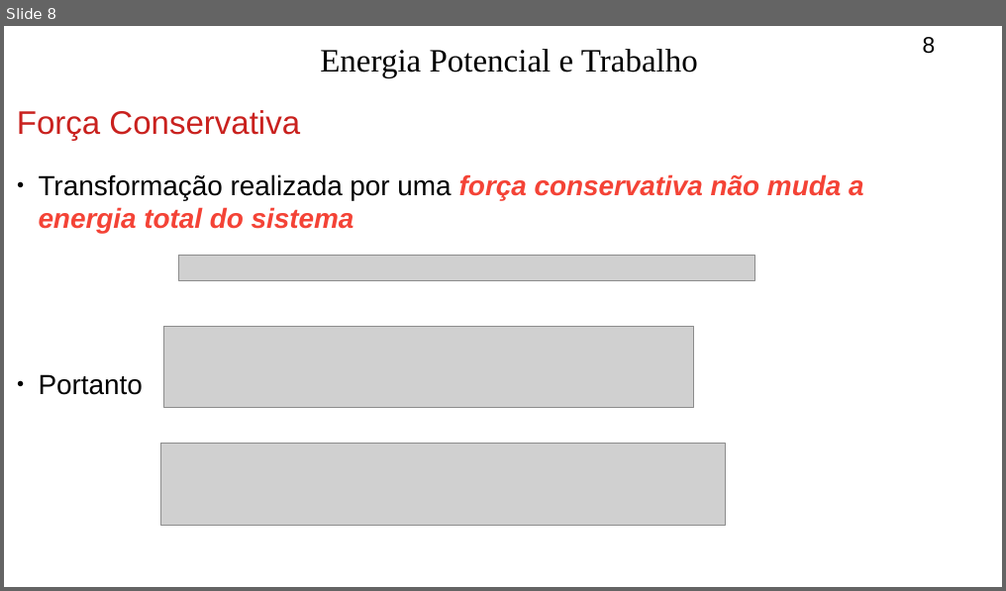
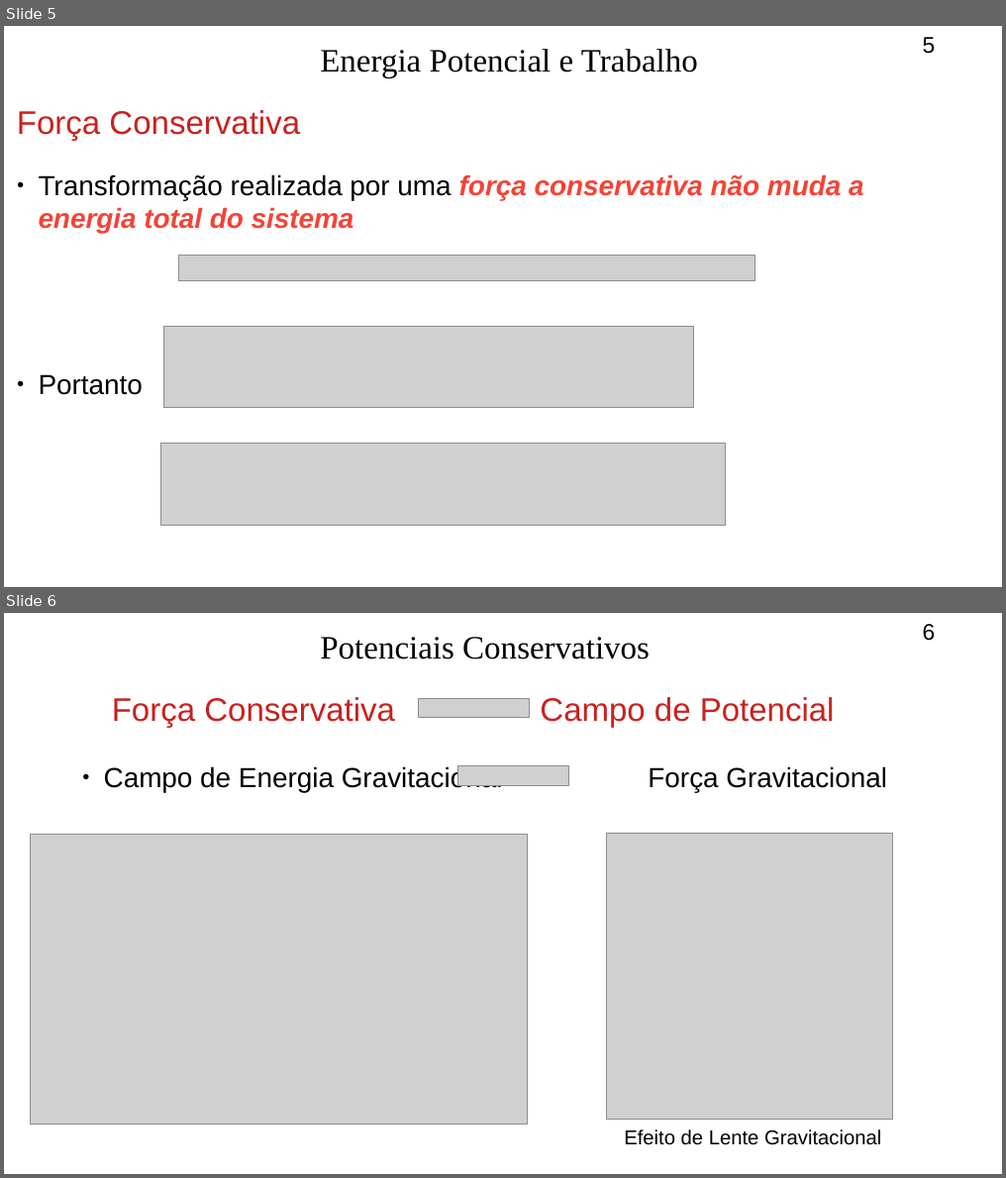
Before and after one commit to lgcrego/cursos, a slide deck: Fisica-1/parte3/EPotencial-1.odp. Shown one above the other, each under a label of ours: slide 8 before the commit, slides 5 and 6 after it. The pictures are 1006x591 and 1006x1178 pixels, drawn with LibreOffice and Linux fonts; fonts in the diff are those of the drawing; grey boxes stand for pictures. Boxes give left, top, right and bottom in pixels: in the first picture for what was removed or moved away, otherwise in the second. Text is boxed around its words. In the diff, an @@ line names an element or a change of style, - is before the commit and + after.

```diff
--- a/Fisica-1/parte3/EPotencial-1.odp
+++ b/Fisica-1/parte3/EPotencial-1.odp
@@ slide 6 added at (x1=4, y1=613, x2=1002, y2=1174), background #FFFFFF @@
@@ text added at (x1=320, y1=637, x2=649, y2=660), 26 pt, text #000000 @@
+Potenciais Conservativos
@@ page number added at (x1=923, y1=624, x2=936, y2=641), 18 pt, text #000000 @@
+6
@@ text added at (x1=112, y1=697, x2=835, y2=727), 26 pt, text #C9211E @@
+Força Conservativa Campo de Potencial
@@ picture added at (x1=419, y1=699, x2=530, y2=718) @@
@@ text added at (x1=104, y1=765, x2=887, y2=792), 22 pt, text #000000 @@
+● Campo de Energia Gravitacional Força Gravitacional
@@ picture added at (x1=457, y1=766, x2=568, y2=785) @@
@@ picture added at (x1=31, y1=835, x2=528, y2=1125) @@
@@ picture added at (x1=607, y1=833, x2=893, y2=1119) @@
@@ text added at (x1=624, y1=1130, x2=881, y2=1146), 16 pt, text #000000 @@
+Efeito de Lente Gravitacional
@@ what was slide 8 is now slide 5 @@
@@ page number at (x1=923, y1=37, x2=936, y2=54): text changed @@
-8
+5
```
Also in this commit, not shown: 2 slides changed, 2 other slides added, 1 other file.
